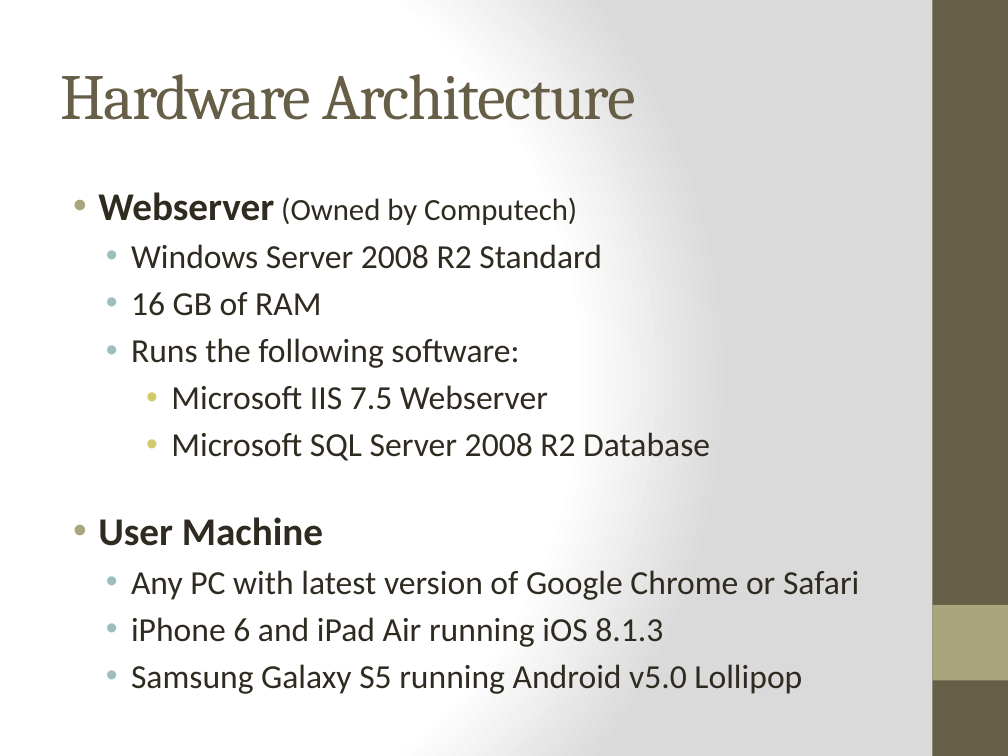
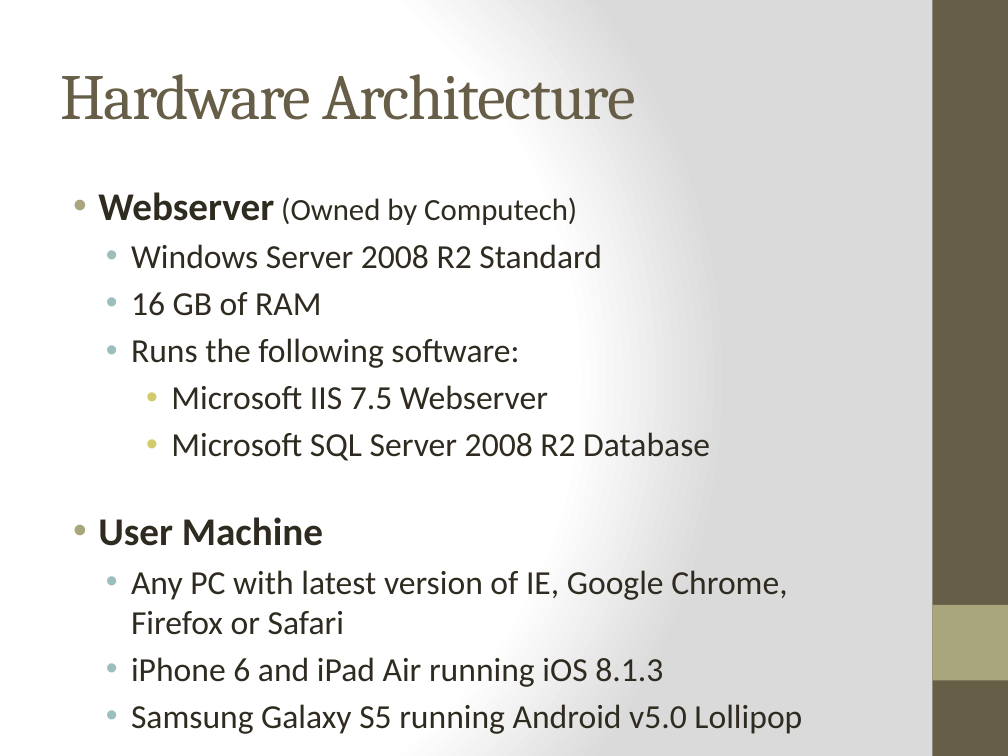
Before and after one commit to WesleyTrescott/MVC-Capstone, a slide deck: slide 9 of Design Specification/Design Specification.pptx. Drawn at 1008x756 pixels with LibreOffice and Linux fonts; fonts in the diff are those of the drawing. Boxes give left, top, right and bottom in pixels: in the first picture for what was removed or moved away, otherwise in the second. Text is boxed around its words. In the diff, an @@ line names an element or a change of style, - is before the commit and + after.

```diff
--- a/Design Specification/Design Specification.pptx
+++ b/Design Specification/Design Specification.pptx
@@ text at bbox=[131, 570, 787, 635]: text changed @@
-  • Any PC with latest version of Google Chrome or Safari
+  • Any PC with latest version of IE, Google Chrome, Firefox or Safari
```
Also in this commit, not shown: 4 other slides changed, 6 slides added, 4 slides removed, 2 other files.
